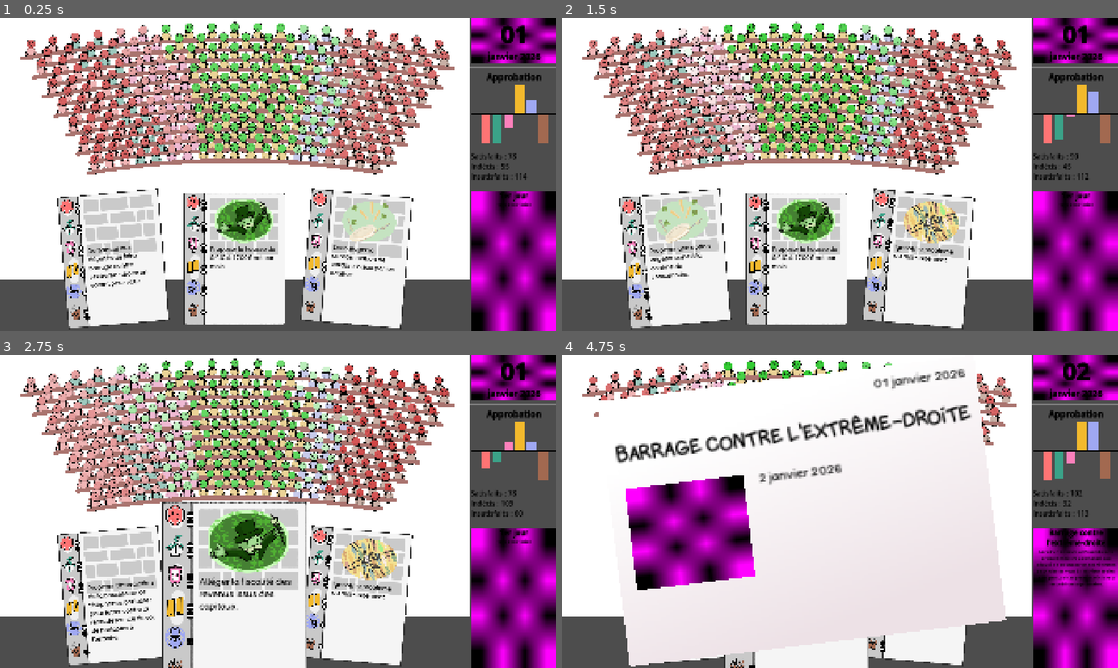
Above: before the commit, frames 1-4 (two rows, left to right).
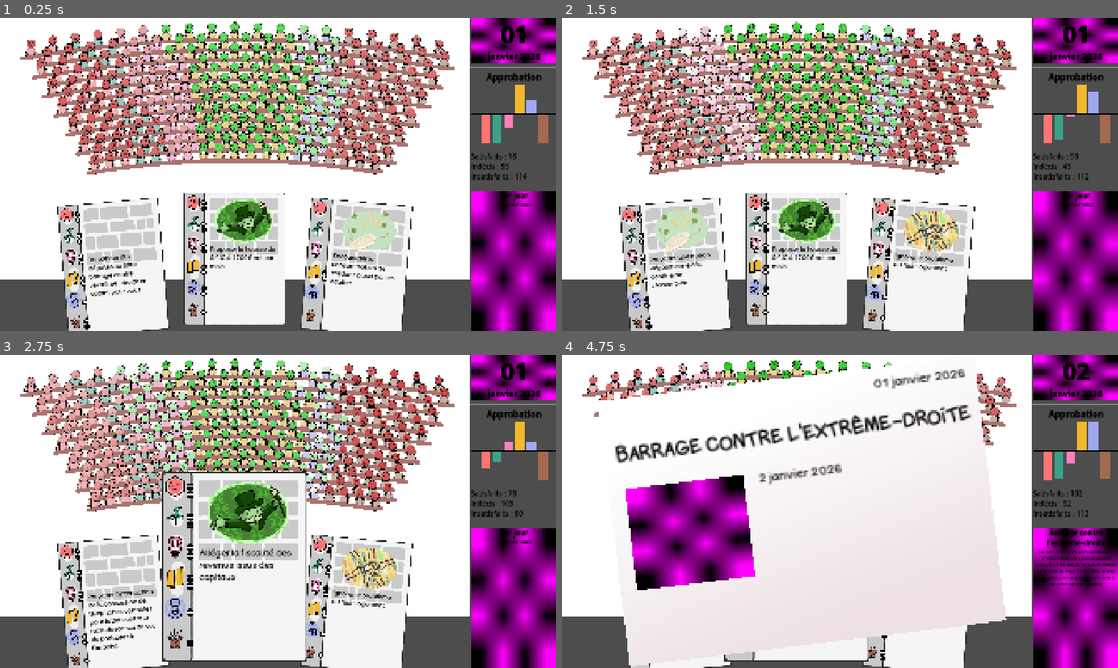
Above: after the commit, the same moments.

Repository: remimorvan/assemblee-nationale-simulator
Game: Godot game, scene res://scenes/game.tscn
Same seed, same stepped clock (60 frames per second), same inputs: the game is played once before the commit and once after it.
Inputs (mouse positions are in pixels of both pictures, inside the frame that each line leads up to):
- Up to frame 1 (0.25 s): no input
- Up to frame 2 (1.5 s): tap Enter at 0.5 s; move the mouse to (1073, 115) at 0.52 s; click (1073, 115) at 0.67 s; tap Space at 1.25 s; move the mouse to (673, 259) at 1.27 s; click (673, 259) at 1.42 s
- Up to frame 3 (2.75 s): move the mouse to (233, 596) at 2.02 s; click (233, 596) at 2.17 s
- Up to frame 4 (4.75 s): move the mouse to (917, 596) at 2.77 s; click (917, 596) at 2.92 s; click (917, 596) at 3.67 s; move the mouse to (795, 596) at 4.27 s; click (795, 596) at 4.42 s

The runs differ from the first frame. In frame 1, 7.1% of the frame differs, in the area x 10-75%, y 54-100%; in frame 2, 7.5%; in frame 3, 16%, in the area x 10-75%, y 37-100%; in frame 4, 1.5%.

Commit message:
fix card position

Diff:
--- a/scripts/card.gd
+++ b/scripts/card.gd
@@ -82,6 +82,7 @@
 	tween.set_trans(Tween.TRANS_CUBIC)
 	tween.set_ease(Tween.EASE_OUT)
 	tween.parallel().tween_property(self, "scale", Vector2(1.,1.), .25)
+	tween.parallel().tween_property(self, "position:y", self.position.y - 100, .25)
 
 func _on_mouse_exited() -> void:
 	# restore z_index
@@ -93,6 +94,7 @@
 	tween = create_tween()
 	tween.set_ease(Tween.EASE_OUT).set_trans(Tween.TRANS_CIRC)
 	tween.parallel().tween_property(self, "scale", Vector2(.7,.7), .25)
+	tween.parallel().tween_property(self, "position:y", self.position.y + 100, .25)
 
 
 func _on_input_event(viewport: Node, event: InputEvent, shape_idx: int) -> void:
--- a/scripts/player.gd
+++ b/scripts/player.gd
@@ -43,7 +43,7 @@
 		var card = hand[i]
 		var card_size = card.get_node("Sprite2D").texture.get_size()*card.scale.x
 		card.position.x = viewport_size[0]/2.0 + (i - (len(hand)-1)/2.0)*(card_size[0]*1.2)
-		card.position.y = 830
+		card.position.y = 830 if i == 1 else 860
 		card.rotation_degrees = (i-1)*5
 		card.z_index = i+100
 
